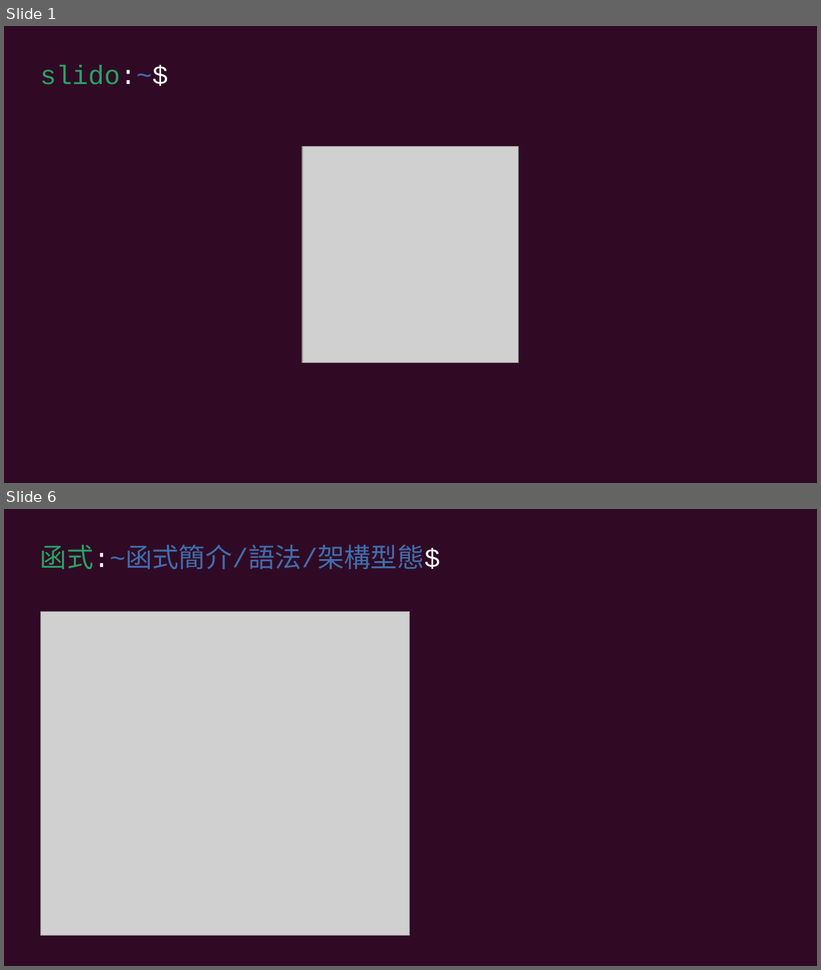
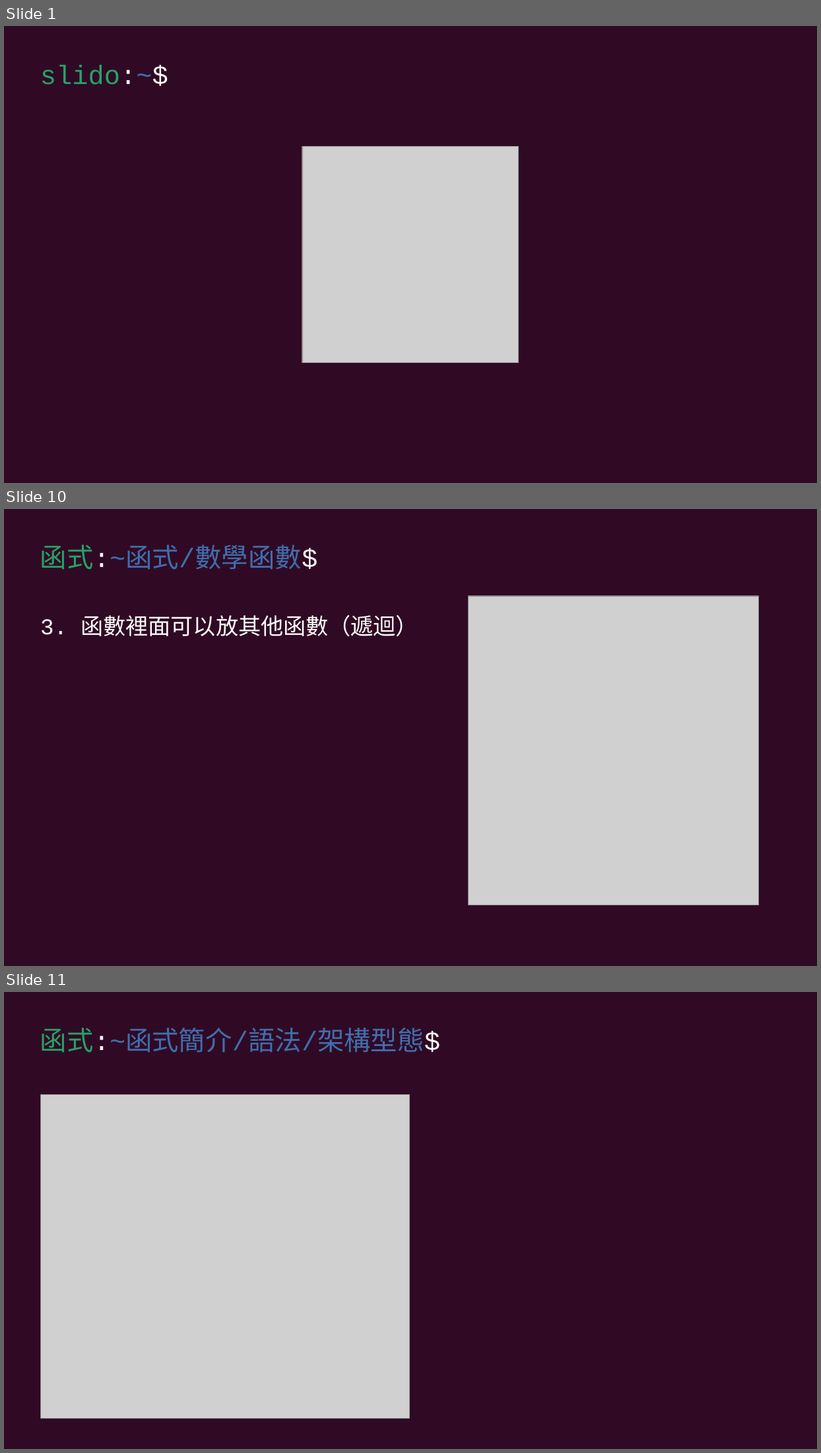
Before and after one commit to cyic-26th/presentations, a slide deck: 12.function/第十二次社課簡報.odp. Shown one above the other, each under a label of ours: slides 1 and 6 before the commit, slides 1, 10 and 11 after it; the slides between them are not shown. The pictures are 821x970 and 821x1453 pixels, drawn with LibreOffice and Linux fonts; fonts in the diff are those of the drawing; grey boxes stand for pictures. Boxes give left, top, right and bottom in pixels: in the first picture for what was removed or moved away, otherwise in the second. Text is boxed around its words. In the diff, an @@ line names an element or a change of style, - is before the commit and + after.

```diff
--- a/12.function/第十二次社課簡報.odp
+++ b/12.function/第十二次社課簡報.odp
@@ slide 10 added at (x1=4, y1=509, x2=817, y2=966), background #300A24 @@
@@ text added at (x1=40, y1=545, x2=318, y2=569), 26 pt, text #406EAD @@
+函式:~函式/數學函數$
@@ picture added at (x1=469, y1=596, x2=760, y2=906) @@
@@ text added at (x1=40, y1=615, x2=418, y2=636), 22 pt, text #FFFFFF @@
+3. 函數裡面可以放其他函數（遞迴）
@@ what was slide 6 is now slide 11 @@
```
Also in this commit, not shown: 3 slides changed, 11 other slides added, 3 slides removed, 2 other files.
